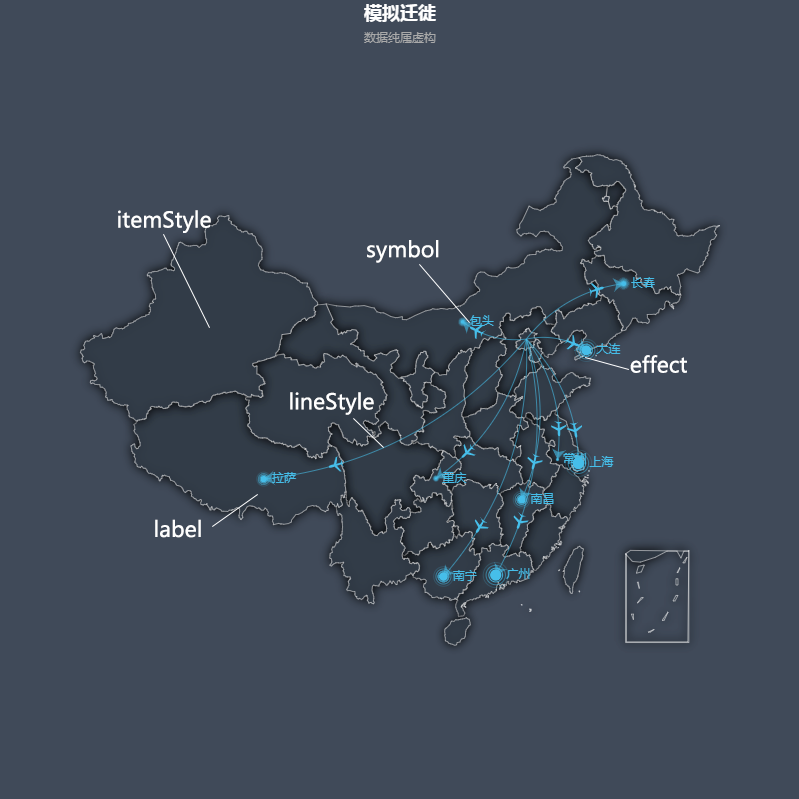
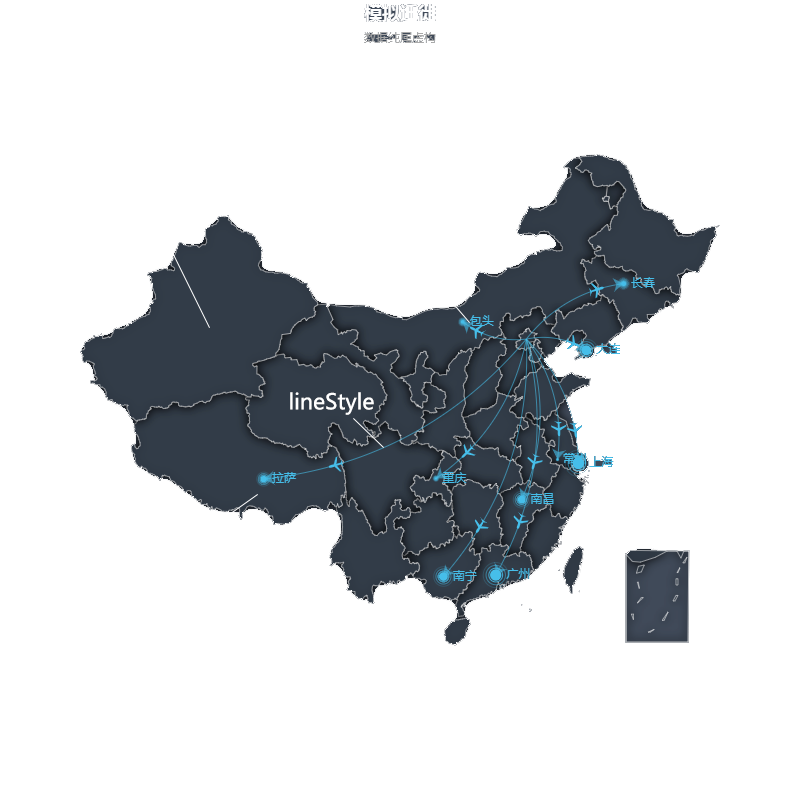
The second 799x799 image is a revision of the first. Changes to its layers:
painted on "形状 5" over <box>164,235,204,269</box>
painted on "图层 0" over <box>0,0,799,799</box>
